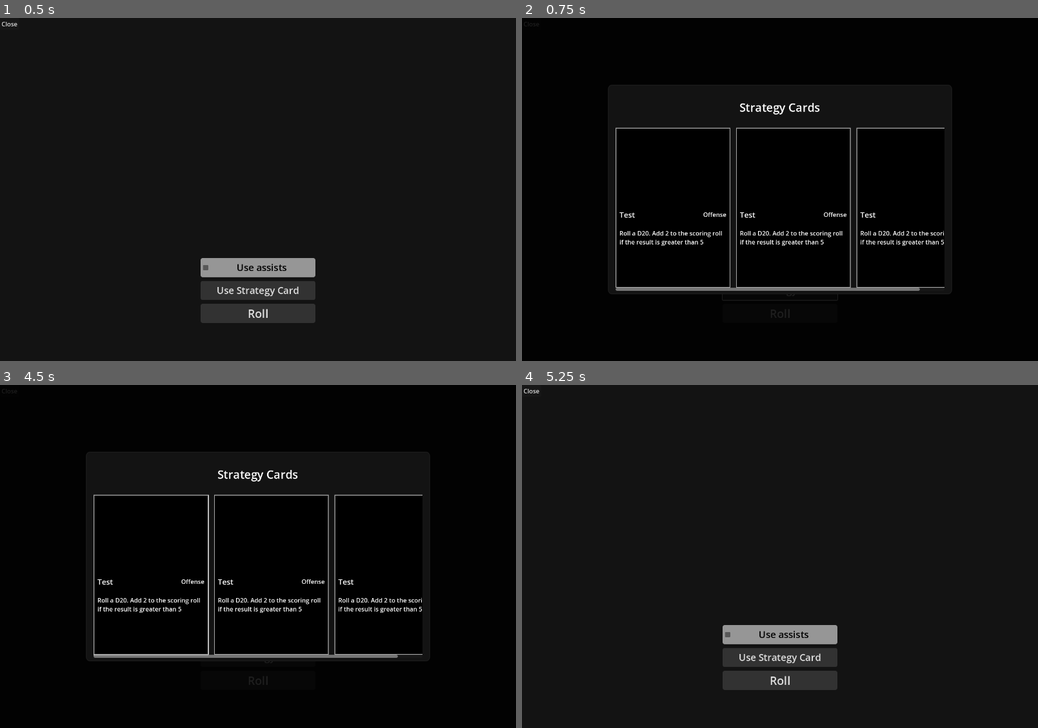
Above: before the commit, frames 1-4 (two rows, left to right).
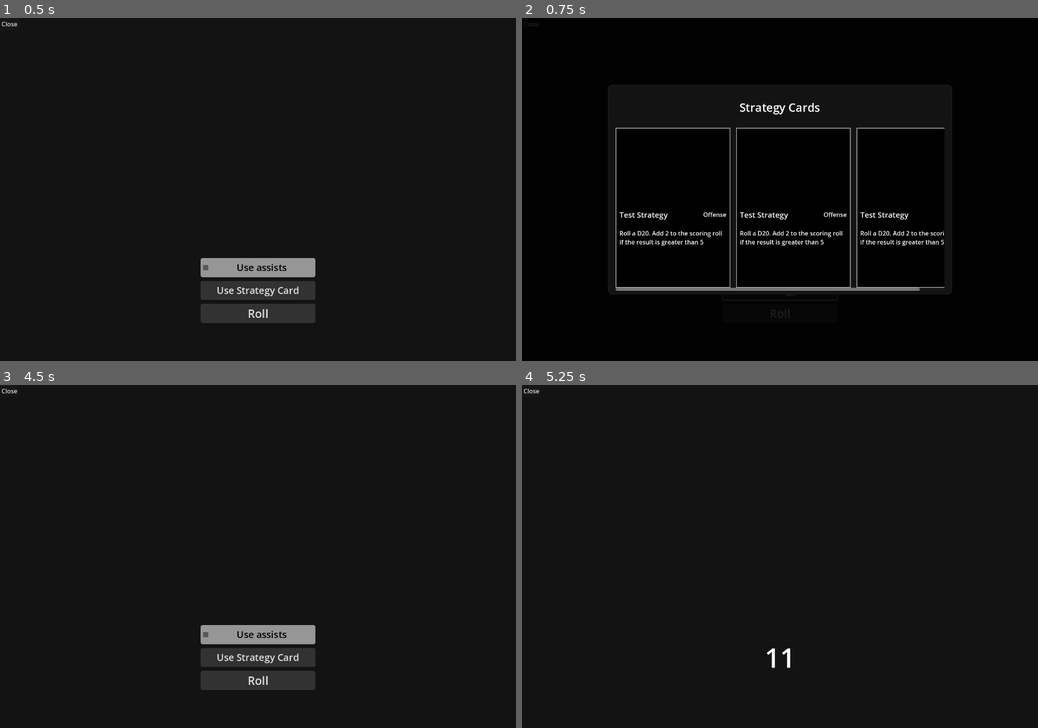
Above: after the commit, the same moments.

Repository: david8zhang/basketball-card-game
Game: Godot game, scene res://prefabs/MatchupContainer.tscn
Same seed, same stepped clock (60 frames per second), same inputs: the game is played once before the commit and once after it. This scene is started directly instead of the project's main scene.
Inputs (mouse positions are in pixels of both pictures, inside the frame that each line leads up to):
- Up to frame 1 (0.5 s): no input
- Up to frame 2 (0.75 s): click "Use Strategy Card" at 0.5 s
- Up to frame 3 (4.5 s): click "Roll" at 1.25 s; click "Use assists" at 2 s; click "Use assists" at 2.75 s; click "Use Strategy Card" at 3.5 s; click (149, 573) at 4.27 s
- Up to frame 4 (5.25 s): click "Roll" at 5 s

Frame 1 is identical in both runs. In frame 2, 0.2% of the frame differs, in the area x 22-75%, y 56-59%; in frame 3, 5.8%, in the area x 0-82%, y 1-89%; in frame 4, 3.6%.

Commit message:
added strategy card processing logic

Diff:
--- a/prefabs/StrategyCardSelector.tscn
+++ b/prefabs/StrategyCardSelector.tscn
@@ -89,12 +89,3 @@
 size_flags_horizontal = 4
 size_flags_vertical = 6
 theme_override_constants/separation = 15
-
-[node name="StrategyCard" parent="MarginContainer/VBoxContainer/ScrollContainer/HBoxContainer" instance=ExtResource("1_03tvw")]
-layout_mode = 2
-
-[node name="StrategyCard2" parent="MarginContainer/VBoxContainer/ScrollContainer/HBoxContainer" instance=ExtResource("1_03tvw")]
-layout_mode = 2
-
-[node name="StrategyCard3" parent="MarginContainer/VBoxContainer/ScrollContainer/HBoxContainer" instance=ExtResource("1_03tvw")]
-layout_mode = 2
--- a/resources/strategy/Test.tres
+++ b/resources/strategy/Test.tres
@@ -1,7 +1,13 @@
-[gd_resource type="Resource" script_class="StrategyCardConfig" load_steps=4 format=3 uid="uid://dc61qc1kcn8w2"]
+[gd_resource type="Resource" script_class="StrategyCardConfig" load_steps=6 format=3 uid="uid://dc61qc1kcn8w2"]
 
+[ext_resource type="Script" path="res://scripts/RollBonus.gd" id="1_i0p0e"]
 [ext_resource type="Script" path="res://scripts/DiceRollCondition.gd" id="2_fhwci"]
 [ext_resource type="Script" path="res://scripts/StrategyCardConfig.gd" id="3_wax5g"]
+
+[sub_resource type="Resource" id="Resource_8wcse"]
+script = ExtResource("1_i0p0e")
+roll_bonus_amount = 2
+bonus_type = 1
 
 [sub_resource type="Resource" id="Resource_umxpl"]
 script = ExtResource("2_fhwci")
@@ -13,10 +19,10 @@
 [resource]
 script = ExtResource("3_wax5g")
 strategy_type = 0
-card_name = "Test"
+card_name = "Test Strategy"
 card_description = "Roll a D20. Add 2 to the scoring roll if the result is greater than 5"
 condition_1 = Array[Resource("res://scripts/StrategyCardCondition.gd")]([SubResource("Resource_umxpl")])
-bonus_1 = Array[Resource("res://scripts/StrategyCardBonus.gd")]([])
+bonus_1 = Array[Resource("res://scripts/StrategyCardBonus.gd")]([SubResource("Resource_8wcse")])
 condition_2 = Array[Resource("res://scripts/StrategyCardCondition.gd")]([])
 bonus_2 = Array[Resource("res://scripts/StrategyCardBonus.gd")]([])
 condition_3 = Array[Resource("res://scripts/StrategyCardCondition.gd")]([])
--- a/scripts/DiceRollCondition.gd
+++ b/scripts/DiceRollCondition.gd
@@ -20,16 +20,18 @@
 
 func check_condition(_off_player: BallPlayerCard, _def_player: BallPlayerCard):
   var dice_roll_result = randi_range(1, dice_type)
+  var result_type
   match (comparator_type):
     ComparatorType.LESS:
-      return StrategyCardCondition.ConditionResultType.SUCCESS if \
+      result_type = StrategyCardCondition.ConditionResultType.SUCCESS if \
         dice_roll_result <= dice_roll_thres else \
         StrategyCardCondition.ConditionResultType.FAILURE
     ComparatorType.EQUAL:
-      return StrategyCardCondition.ConditionResultType.SUCCESS if \
+      result_type = StrategyCardCondition.ConditionResultType.SUCCESS if \
         dice_roll_result == dice_roll_thres else \
         StrategyCardCondition.ConditionResultType.FAILURE
     ComparatorType.GREATER:
-      return StrategyCardCondition.ConditionResultType.SUCCESS if \
+      result_type = StrategyCardCondition.ConditionResultType.SUCCESS if \
         dice_roll_result >= dice_roll_thres else \
         StrategyCardCondition.ConditionResultType.FAILURE
+  return DiceRollConditionResult.new(result_type, dice_roll_result)
--- a/scripts/MatchupContainer.gd
+++ b/scripts/MatchupContainer.gd
@@ -141,7 +141,7 @@
 	use_assists_checkbox.hide()
 	use_strategy_card_button.hide()
 	var random_number = randi_range(1, 20)
-	var off_bp_card = player_card if offense_side == Game.Side.PLAYER else cpu_card
+	var off_bp_card = get_off_player_card()
 	if random_number == 1:
 		off_bp_card.add_cold_marker()
 	elif random_number == 20:
@@ -183,7 +183,7 @@
 	calc_complete.emit()
 
 func add_hot_or_cold_modifiers():
-	var offensive_player = player_card if offense_side == Game.Side.PLAYER else cpu_card
+	var offensive_player = get_off_player_card()
 	var marker = offensive_player.marker
 	if marker.curr_marker_count > 0:
 		var bonus_amt = 4 * marker.curr_marker_count
@@ -240,18 +240,18 @@
 	calc_complete.emit()
 
 func highlight_off_stat():
-	var offense_bp_card = player_card if offense_side == Game.Side.PLAYER else cpu_card
+	var offense_bp_card = get_off_player_card()
 	offense_bp_card.animation_player.animation_finished.connect(on_anim_finished)
 	offense_bp_card.animation_player.play("highlight_offense_stat")
 
 func highlight_def_stat():
-	var defense_bp_card = cpu_card if offense_side == Game.Side.PLAYER else player_card
+	var defense_bp_card = get_def_player_card()
 	defense_bp_card.animation_player.animation_finished.connect(on_anim_finished)
 	defense_bp_card.animation_player.play("highlight_defense_stat")
 
 func reset_stat_highlight():
-	var defense_bp_card = cpu_card if offense_side == Game.Side.PLAYER else player_card
-	var offense_bp_card = player_card if offense_side == Game.Side.PLAYER else cpu_card
+	var defense_bp_card = get_def_player_card()
+	var offense_bp_card = get_off_player_card()
 	defense_bp_card.animation_player.animation_finished.disconnect(on_anim_finished) 	# prevent double firing of calc complete event
 	offense_bp_card.animation_player.play_backwards("highlight_offense_stat")
 	defense_bp_card.animation_player.play_backwards("highlight_defense_stat")
@@ -263,7 +263,7 @@
 func get_table_row_for_roll_value():
 	var roll_value = clamp(int(roll_value_label.text), 1, 30)
 	var roll_table_row
-	var offense_bp_card = player_card if offense_side == Game.Side.PLAYER else cpu_card
+	var offense_bp_card = get_off_player_card()
 	for row in offense_bp_card.roll_table_rows:
 		var roll_table_row_data = row["data"] as RollTableRow
 		if roll_value >= roll_table_row_data.low and roll_value <= roll_table_row_data.high:
@@ -450,9 +450,17 @@
 func enable_use_assists():
 	use_assists_checkbox.button_pressed = true
 
+func get_off_player_card() -> BallPlayerCard:
+	return player_card if offense_side == Game.Side.PLAYER else cpu_card
+
+func get_def_player_card() -> BallPlayerCard:
+	return cpu_card if offense_side == Game.Side.PLAYER else player_card
+
 func show_strategy_card_selector():
 	var on_clear_fn = func clear_strategy_card_selector():
 		strategy_card_selector.queue_free()
 	strategy_card_selector = strategy_card_selector_scene.instantiate() as StrategyCardSelector
+	strategy_card_selector.off_player = get_off_player_card()
+	strategy_card_selector.def_player = get_def_player_card()
 	add_child(strategy_card_selector)
 	strategy_card_selector.on_close.connect(on_clear_fn)
--- a/scripts/StrategyCard.gd
+++ b/scripts/StrategyCard.gd
@@ -16,5 +16,8 @@
 	type_label.text = "Offense" if strategy_card_config.strategy_type == StrategyCardConfig.StrategyCardType.OFFENSE else "Defense"
 	button.pressed.connect(on_card_click)
 
+func get_strategy_name():
+	return name_label.text
+
 func on_card_click():
 	on_card_selected.emit(self)
--- a/scripts/StrategyCardBonus.gd
+++ b/scripts/StrategyCardBonus.gd
@@ -15,5 +15,5 @@
     bonus_type = _bonus_type
 
 
-func apply_bonus(off_player: BallPlayerCard, def_player: BallPlayerCard):
+func apply_bonus(_off_player: BallPlayerCard, _def_player: BallPlayerCard):
   pass
--- a/scripts/StrategyCardConfig.gd
+++ b/scripts/StrategyCardConfig.gd
@@ -23,8 +23,8 @@
 @export var bonus_3: Array[StrategyCardBonus]
 
 class ConditionBonusResult:
-	var condition_results: Array[StrategyCardCondition.ConditionResult] = []
-	var bonus_results: Array[StrategyCardBonus.BonusResult] = []
+	var condition_results = []
+	var bonus_results = []
 	func _init(_condition_results, _bonus_results):
 		condition_results = _condition_results
 		bonus_results = _bonus_results
@@ -42,13 +42,13 @@
 func process_condition_bonus(conditions: Array[StrategyCardCondition], bonuses: Array[StrategyCardBonus], op: BallPlayerCard, dp: BallPlayerCard):
 	var condition_results = []
 	var bonus_results = []
-	var should_apply_bonus_1 = true
+	var should_apply_bonus = true
 	for c in conditions:
 		var result = c.check_condition(op, dp)
 		if result.result_type == StrategyCardCondition.ConditionResultType.FAILURE:
-			should_apply_bonus_1 = false
+			should_apply_bonus = false
 		condition_results.append(result)
-	if should_apply_bonus_1:
+	if should_apply_bonus:
 		for b in bonuses:
 			bonus_results.append(b.apply_bonus(op, dp))
 	return ConditionBonusResult.new(condition_results, bonus_results)
--- a/scripts/StrategyCardSelector.gd
+++ b/scripts/StrategyCardSelector.gd
@@ -2,13 +2,35 @@
 extends Control
 
 @export var strategy_card_scene: PackedScene
-@onready var card_container: HBoxContainer = $Panel/MarginContainer/VBoxContainer/ScrollContainer/HBoxContainer
+@onready var card_container: HBoxContainer = $MarginContainer/VBoxContainer/ScrollContainer/HBoxContainer
 @onready var close_button: Button = $CloseButton
+
+var off_player: BallPlayerCard
+var def_player: BallPlayerCard
+var all_strategy_card_configs = []
+var strategy_cards = []
+const NUM_STRATEGY_CARDS = 3
 
 signal on_close
 
+func _init():
+	for file_name in DirAccess.get_files_at("res://resources/strategy"):
+		if (file_name.get_extension() == "tres"):
+			var strategy_card_config = load("res://resources/strategy/" + file_name) as StrategyCardConfig
+			all_strategy_card_configs.append(strategy_card_config)
+
 func _ready():
-    close_button.pressed.connect(on_close_selector)
+	close_button.pressed.connect(on_close_selector)
+	for i in range(0, NUM_STRATEGY_CARDS):
+		var strategy_card = strategy_card_scene.instantiate() as StrategyCard
+		var random_config = all_strategy_card_configs.pick_random()
+		strategy_card.strategy_card_config = random_config
+		strategy_card.on_card_selected.connect(select_strategy_card)
+		card_container.add_child(strategy_card)
+
+func select_strategy_card(sc: StrategyCard):
+	var condition_bonus_result = sc.strategy_card_config.process(off_player, def_player)
+	on_close_selector()
 
 func on_close_selector():
-    on_close.emit()
+	on_close.emit()
